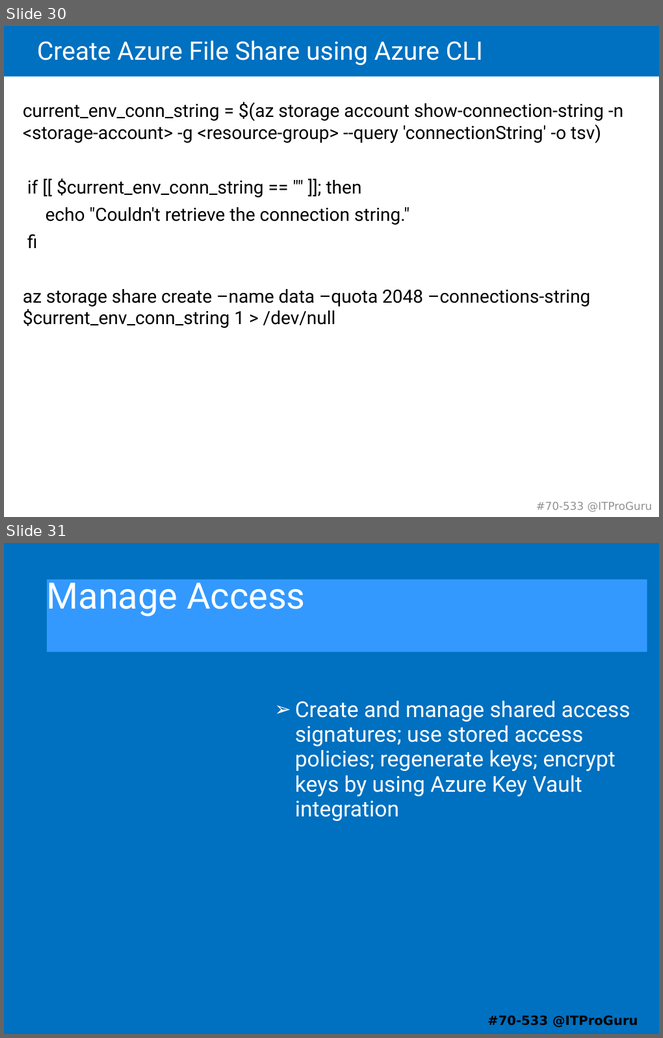
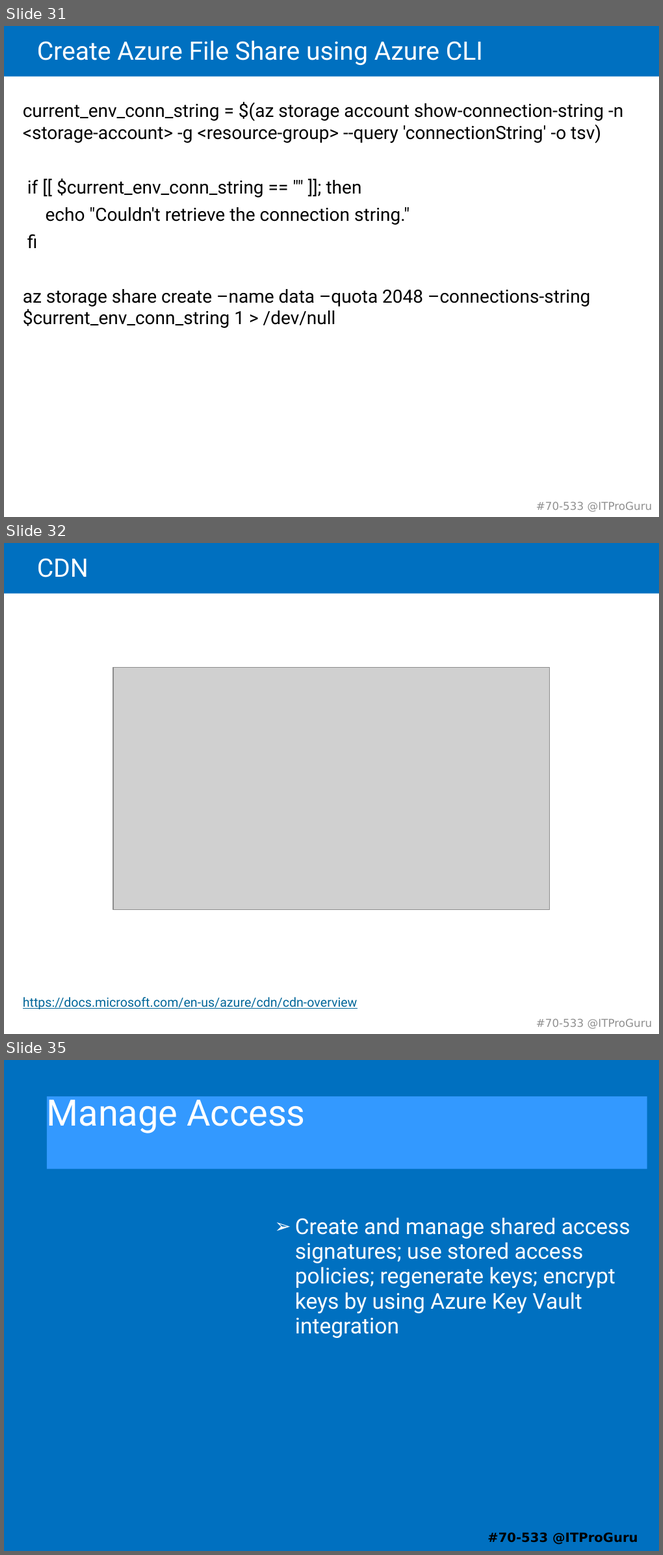
Before and after one commit to guruskill/70-533, a slide deck: 70-533-03-StorageMK.pptx. Shown one above the other, each under a label of ours: slides 30 and 31 before the commit, slides 31, 32 and 35 after it; the slides between them are not shown. The pictures are 663x1038 and 663x1555 pixels, drawn with LibreOffice and Linux fonts; fonts in the diff are those of the drawing; grey boxes stand for pictures. Boxes give left, top, right and bottom in pixels: in the first picture for what was removed or moved away, otherwise in the second. Text is boxed around its words. In the diff, an @@ line names an element or a change of style, - is before the commit and + after.

```diff
--- a/70-533-03-StorageMK.pptx
+++ b/70-533-03-StorageMK.pptx
@@ slide 32 added at <box>4,543,659,1034</box>, background #FFFFFF; not listed: 2 template elements that a slide beside it also shows @@
@@ title added at <box>37,558,88,577</box>, 28 pt, text #FFFFFF @@
+CDN
@@ picture added at <box>113,668,551,910</box> @@
@@ text added at <box>23,997,358,1010</box>, 14 pt, text #006699, underline @@
+https://docs.microsoft.com/en-us/azure/cdn/cdn-overview
@@ what was slide 30 is now slide 31 @@
@@ what was slide 31 is now slide 35 @@
```
Also in this commit, not shown: 5 slides changed, 8 other slides added, 1 slide removed.
